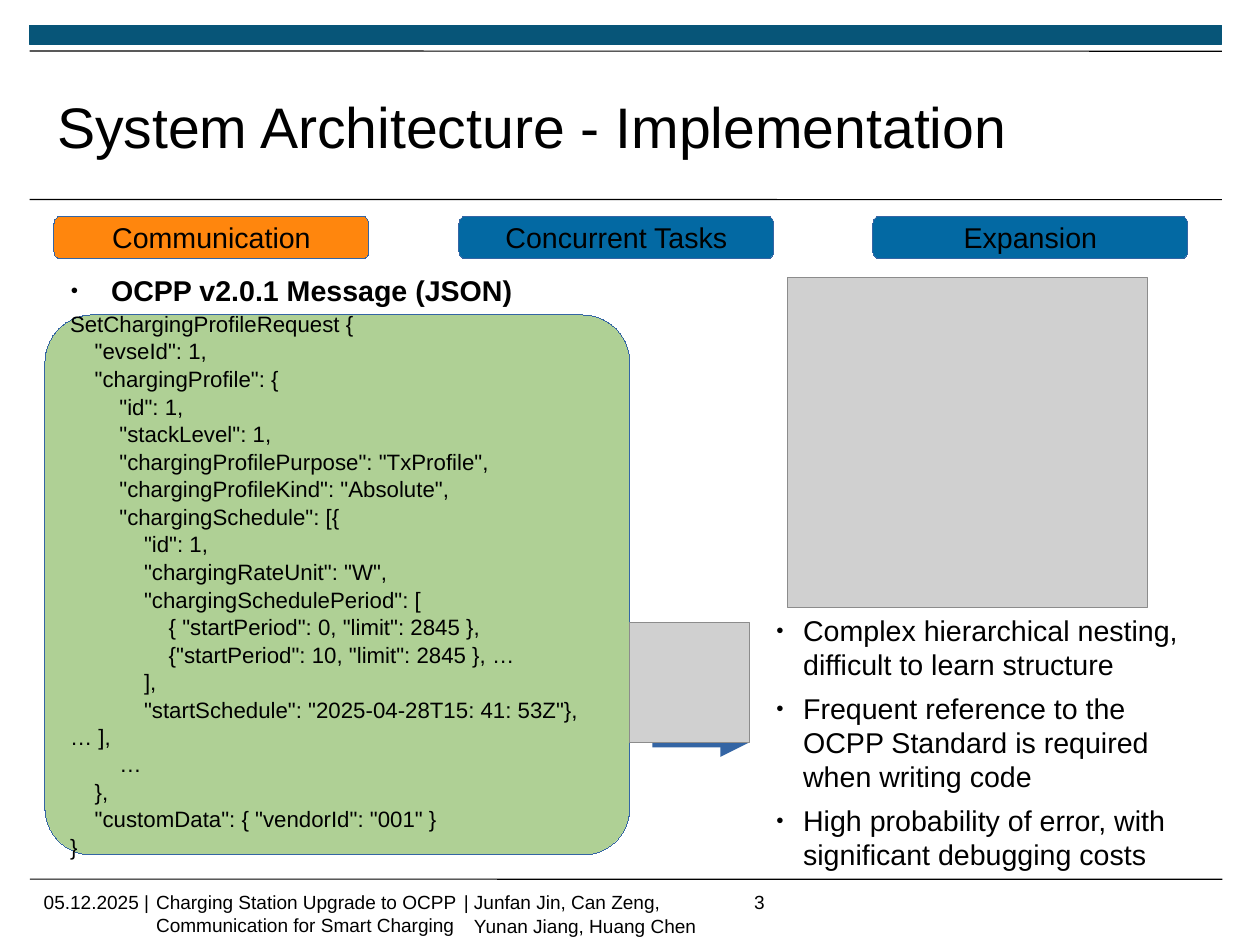
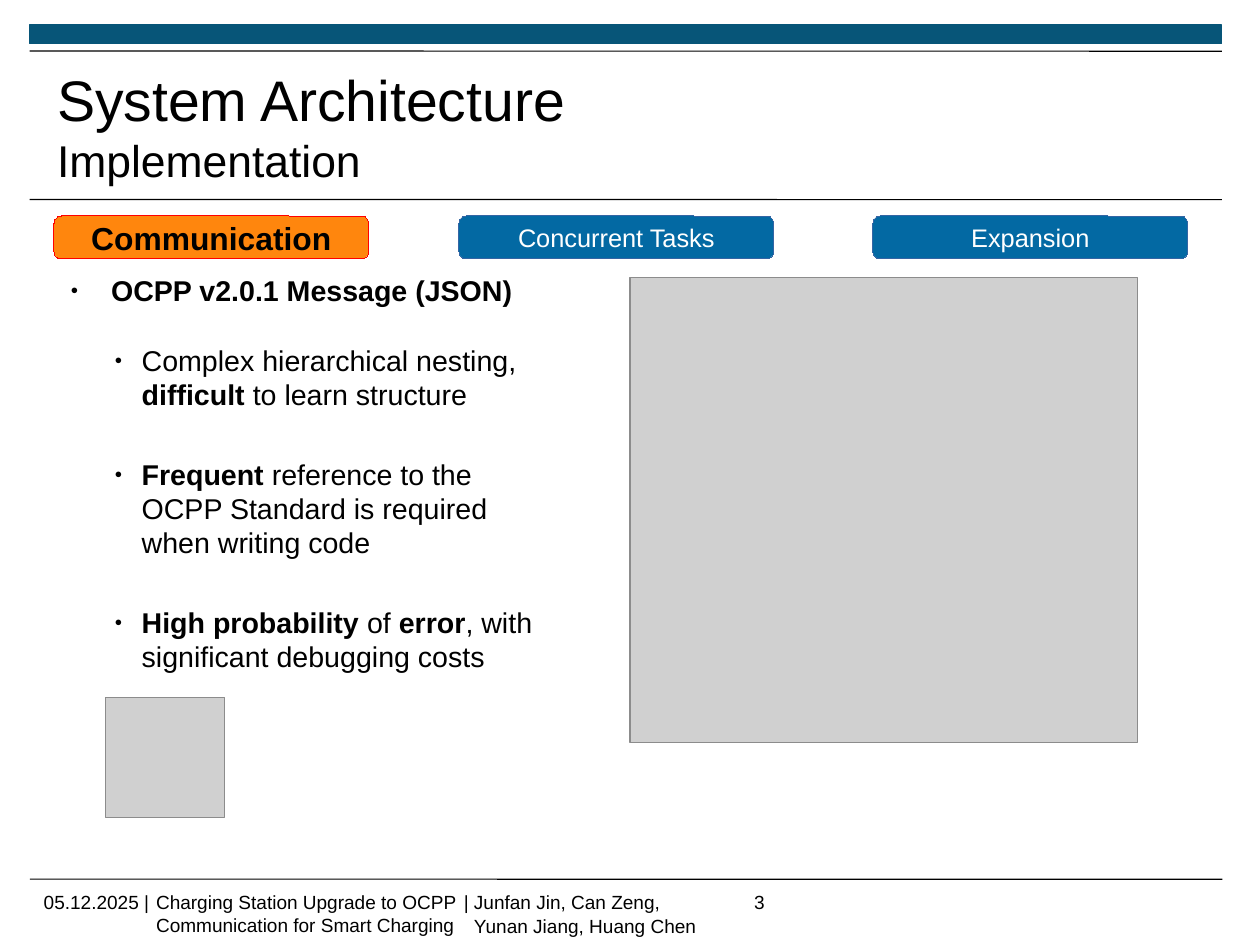
Before and after one commit to Jf-JIN/ADP_Ladesaeule_OCPP, a slide deck: slide 3 of ppt/Jin_Junfan.pptx. Drawn at 1260x945 pixels with LibreOffice and Linux fonts; fonts in the diff are those of the drawing; grey boxes stand for pictures; background and template pictures are left out. Boxes give left, top, right and bottom in pixels: in the first picture for what was removed or moved away, otherwise in the second. Text is boxed around its words. In the diff, an @@ line names an element or a change of style, - is before the commit and + after.

```diff
--- a/ppt/Jin_Junfan.pptx
+++ b/ppt/Jin_Junfan.pptx
@@ title at (x1=57, y1=79, x2=565, y2=186): text changed @@
-System Architecture - Implementation
+System Architecture
+Implementation
@@ rounded rectangle "Communication" at (x1=54, y1=216, x2=368, y2=258): size 18 to 20 pt, bold on; outline #3465A4 0 pt to #FF0000 0 pt @@
@@ rounded rectangle "Concurrent Tasks" at (x1=460, y1=216, x2=774, y2=258): size 18 to 16 pt, text colour #000000 to #FFFFFF @@
@@ rounded rectangle "Expansion" at (x1=874, y1=216, x2=1188, y2=258): size 18 to 16 pt, text colour #000000 to #FFFFFF @@
@@ picture resized from (x1=788, y1=278, x2=1148, y2=608) to (x1=630, y1=278, x2=1138, y2=743) @@
@@ rounded rectangle removed at (x1=45, y1=316, x2=630, y2=855) @@
-SetChargingProfileRequest {
-"evseId": 1,
-"chargingProfile": {
-"id": 1,
-"stackLevel": 1,
-"chargingProfilePurpose": "TxProfile",
-"chargingProfileKind": "Absolute",
-"chargingSchedule": [{
-"id": 1,
-"chargingRateUnit": "W",
-"chargingSchedulePeriod": [
-{ "startPeriod": 0, "limit": 2845 },
-{"startPeriod": 10, "limit": 2845 }, …
-],
-"startSchedule": "2025-04-28T15: 41: 53Z"}, … ],
-…
-},
-"customData": { "vendorId": "001" }
-}
@@ text "Complex hierarchical nesting, difficult to ..." moved from (x1=803, y1=620, x2=1178, y2=871) to (x1=142, y1=350, x2=532, y2=673) @@
@@ text "Complex hierarchical nesting, difficult to ..." at (x1=142, y1=350, x2=532, y2=673): bold on in "difficult", "Frequent", "High probability error,"; more space between paragraphs @@
@@ picture moved from (x1=630, y1=623, x2=750, y2=743) to (x1=105, y1=697, x2=225, y2=818) @@
@@ arrow removed from (653, 743) to (749, 743) @@
```
Also in this commit, not shown: 8 other slides changed, 3 slides added.
